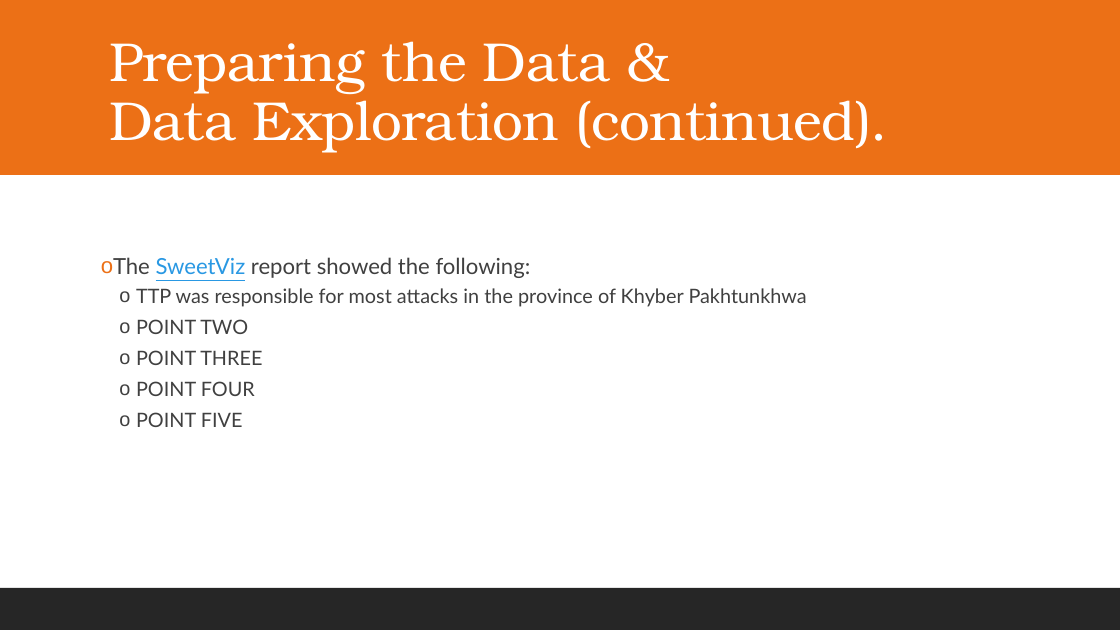
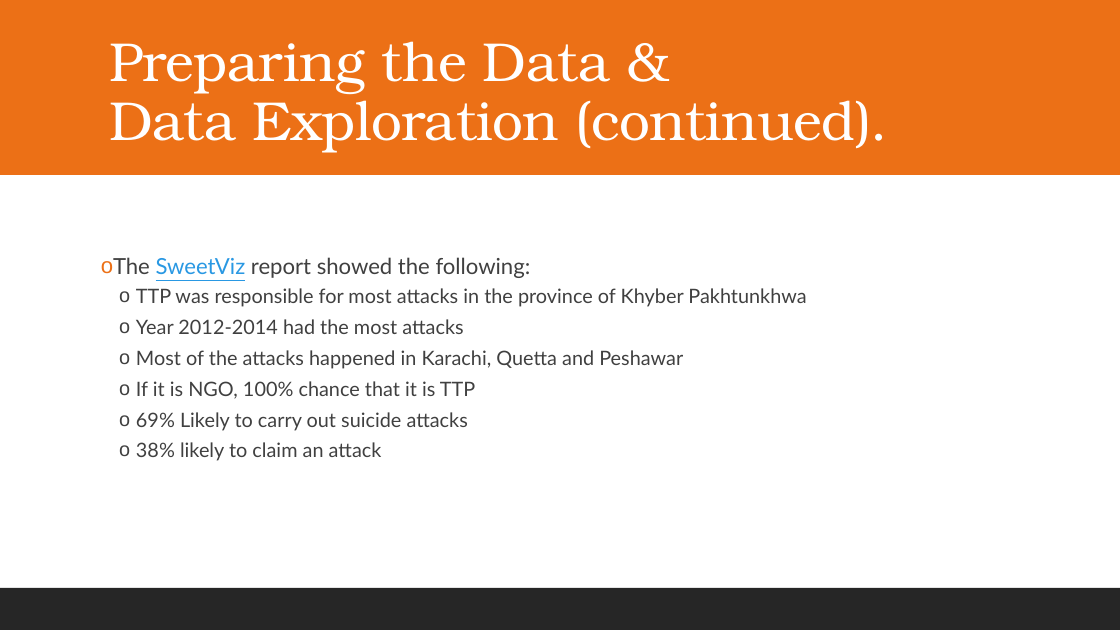
Before and after one commit to ECON8310/Final, a slide deck: slide 6 of Final Presentation.pptx. Drawn at 1120x630 pixels with LibreOffice and Linux fonts; fonts in the diff are those of the drawing. Boxes give left, top, right and bottom in pixels: in the first picture for what was removed or moved away, otherwise in the second. Text is boxed around its words. In the diff, an @@ line names an element or a change of style, - is before the commit and + after.

```diff
--- a/Final Presentation.pptx
+++ b/Final Presentation.pptx
@@ text at (136,319,683,461): text changed @@
-  o POINT TWO
-  o POINT THREE
-  o POINT FOUR
-  o POINT FIVE
+  o Year 2012-2014 had the most attacks
+  o Most of the attacks happened in Karachi, Quetta and Peshawar
+  o If it is NGO, 100% chance that it is TTP
+  o 69% Likely to carry out suicide attacks
+  o 38% likely to claim an attack
```
Also in this commit, not shown: 6 other slides changed.
